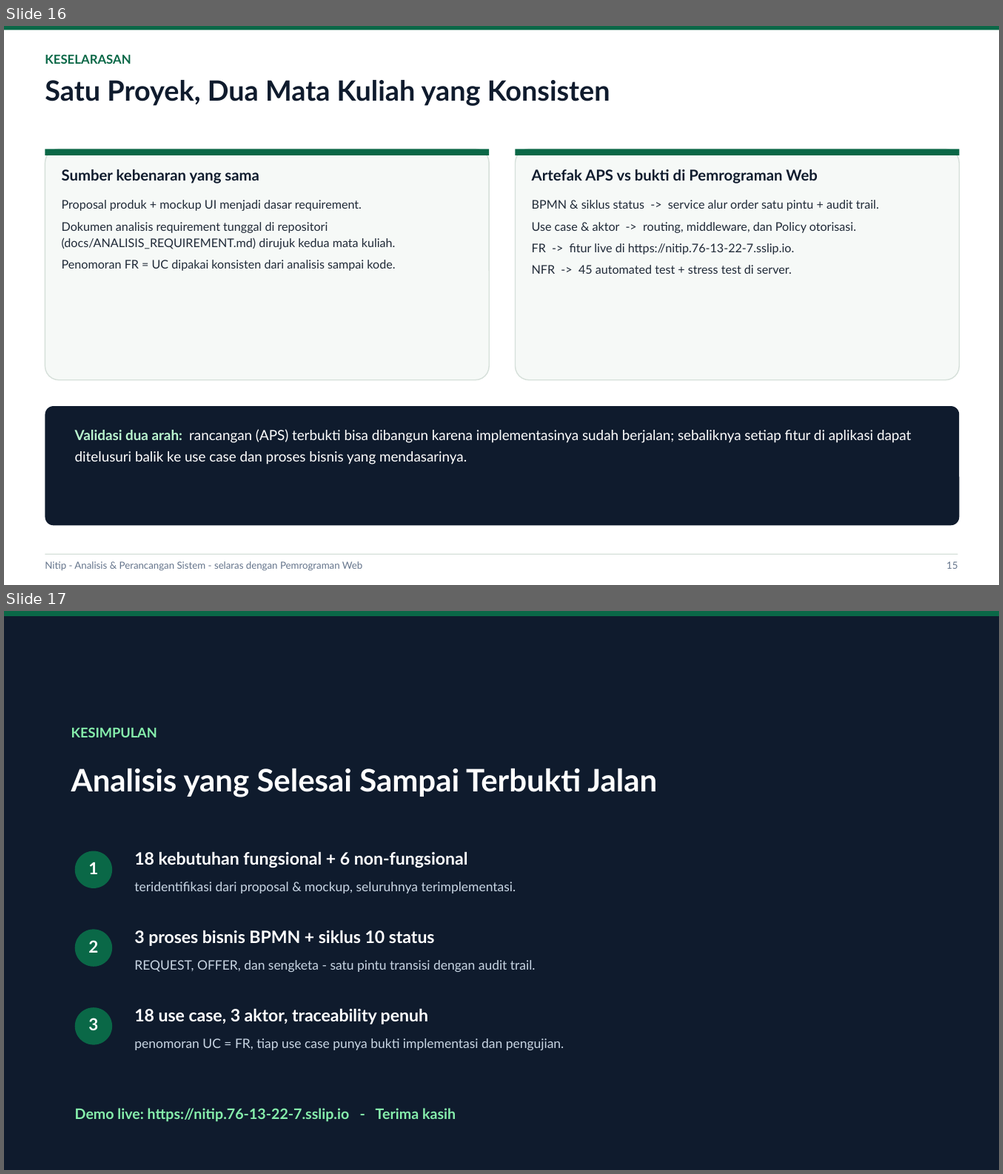
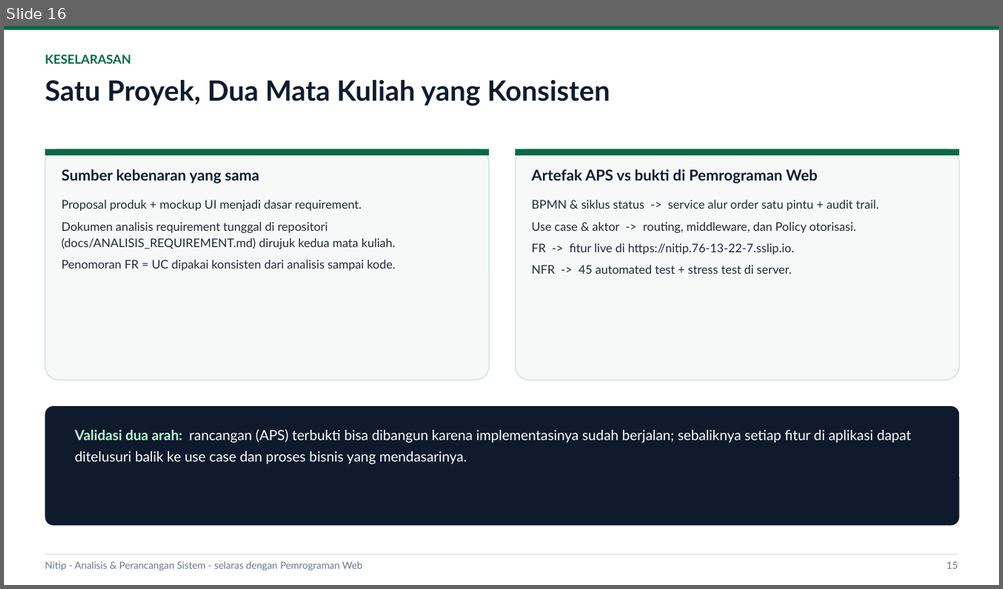
Before and after one commit to Fabiann227/nitip, a slide deck: presentasi/Nitip_Analisis_Perancangan_Sistem.pptx. Shown one above the other, each under a label of ours: slides 16 and 17 before the commit, slide 16 after it. The pictures are 1003x1174 and 1003x589 pixels, drawn with LibreOffice and Linux fonts; fonts in the diff are those of the drawing. Boxes give left, top, right and bottom in pixels: in the first picture for what was removed or moved away, otherwise in the second. Text is boxed around its words. In the diff, an @@ line names an element or a change of style, - is before the commit and + after.

Commit message:
docs(aps): naskah lisan presentasi + ringkas deck jadi 16 slide (hapus slide penutup)

```diff
--- a/presentasi/Nitip_Analisis_Perancangan_Sistem.pptx
+++ b/presentasi/Nitip_Analisis_Perancangan_Sistem.pptx
@@ slide 17 removed at (4, 611, 999, 1170), background #0F1B2D @@
@@ rectangle removed at (4, 611, 999, 616) @@
@@ text removed at (71, 727, 157, 738) @@
-KESIMPULAN
@@ text removed at (71, 768, 657, 797) @@
-Analisis yang Selesai Sampai Terbukti Jalan
@@ rounded rectangle removed at (75, 851, 112, 889) @@
@@ text removed at (134, 851, 468, 868) @@
-18 kebutuhan fungsional + 6 non-fungsional
@@ text removed at (88, 862, 98, 874) @@
-1
@@ text removed at (134, 882, 516, 894) @@
-teridentifikasi dari proposal & mockup, seluruhnya terimplementasi.
@@ rounded rectangle removed at (75, 930, 112, 967) @@
@@ text removed at (88, 940, 98, 953) @@
-2
@@ text removed at (134, 930, 435, 946) @@
-3 proses bisnis BPMN + siklus 10 status
@@ text removed at (134, 960, 535, 972) @@
-REQUEST, OFFER, dan sengketa - satu pintu transisi dengan audit trail.
@@ rounded rectangle removed at (75, 1008, 112, 1045) @@
@@ text removed at (134, 1008, 428, 1025) @@
-18 use case, 3 aktor, traceability penuh
@@ text removed at (88, 1018, 98, 1031) @@
-3
@@ text removed at (134, 1039, 564, 1051) @@
-penomoran UC = FR, tiap use case punya bukti implementasi dan pengujian.
@@ text removed at (75, 1108, 455, 1122) @@
-Demo live: https://nitip.76-13-22-7.sslip.io - Terima kasih
```
Also in this commit, not shown: 1 other file.
